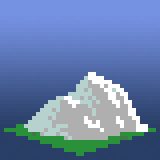
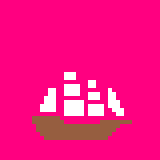
Revision of a layered w=160, h=160 image; what changed, layer by layer:
hid group "palace" (2 layers) over [4, 20, 156, 152]
added layer "galleon" above "carrack" over [32, 72, 132, 140]
hid group "buildings" (7 layers) over [20, 72, 140, 152]
hid group "Terrain" (42 layers) over [4, 52, 156, 148]
hid group "old" (2 layers) over [4, 104, 156, 156]
hid "taiga base" over [4, 104, 156, 156]
showed "Layer 1" over [0, 0, 160, 160]
